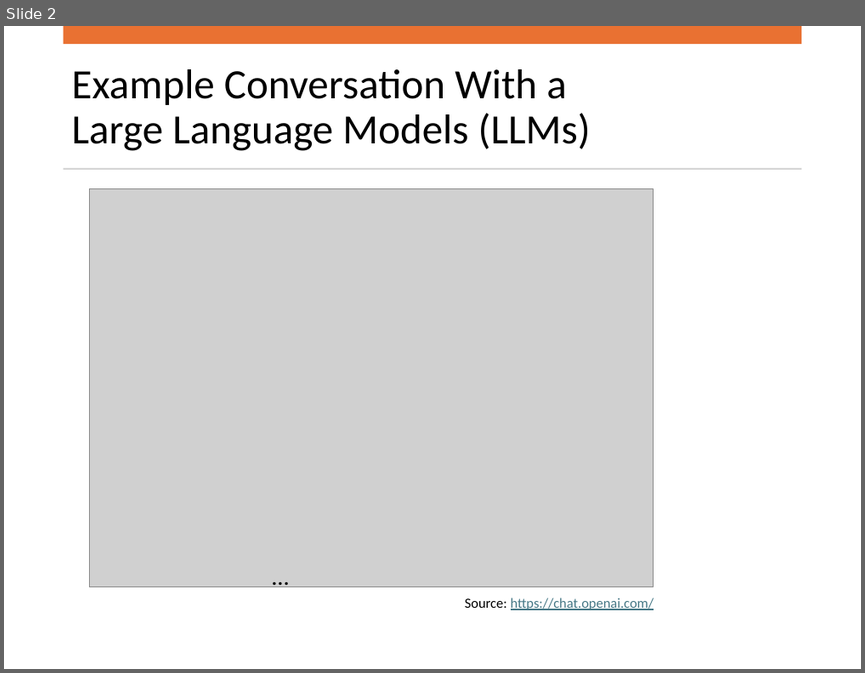
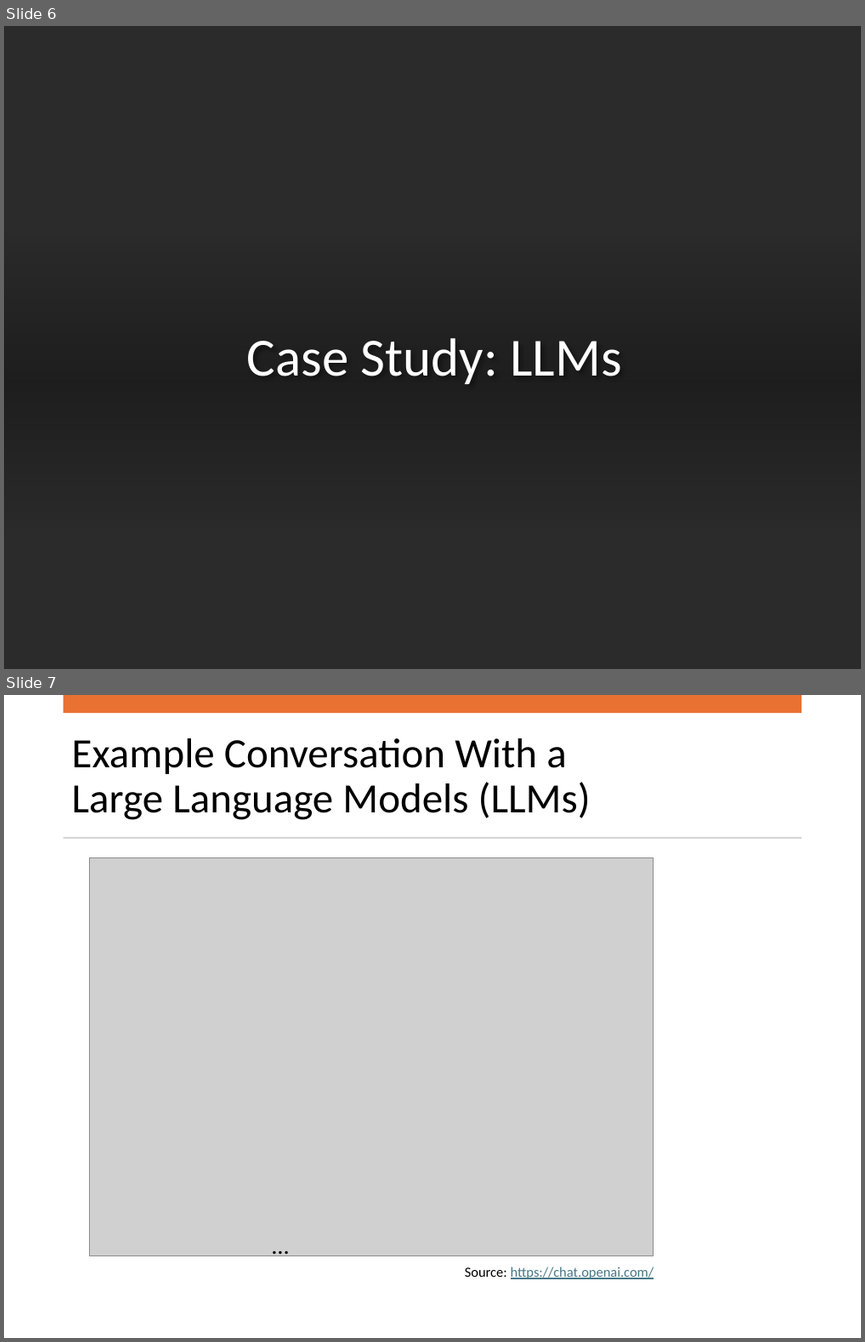
Before and after one commit to mhahsler/CS7320-AI, a slide deck: slides/01_intro_discussion.pptx. Shown one above the other, each under a label of ours: slide 2 before the commit, slides 6 and 7 after it. The pictures are 865x673 and 865x1342 pixels, drawn with LibreOffice and Linux fonts; fonts in the diff are those of the drawing; grey boxes stand for pictures; background and template pictures are left out; a plain dark background stands for a picture behind light text. Boxes give left, top, right and bottom in pixels: in the first picture for what was removed or moved away, otherwise in the second. Text is boxed around its words. In the diff, an @@ line names an element or a change of style, - is before the commit and + after.

```diff
--- a/slides/01_intro_discussion.pptx
+++ b/slides/01_intro_discussion.pptx
@@ slide 6 added at (4,26,861,669), background picture (left out) @@
@@ rectangle added at (4,26,861,669), fill #FFFFFF @@
@@ rectangle added at (4,233,861,529), fill gradient #000000 @@
@@ title added at (247,338,622,384), 45 pt, text #FFFFFF @@
+Case Study: LLMs
@@ what was slide 2 is now slide 7 @@
```
Also in this commit, not shown: 2 slides changed, 4 other slides added, 7 other files.
